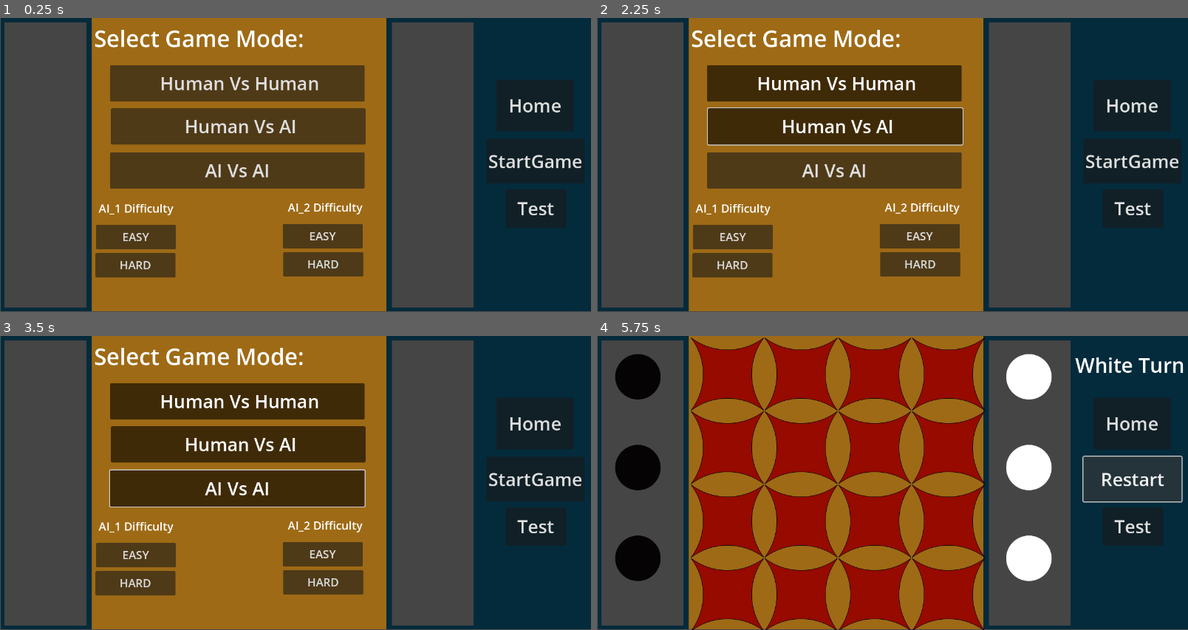
Above: before the commit, frames 1-4 (two rows, left to right).
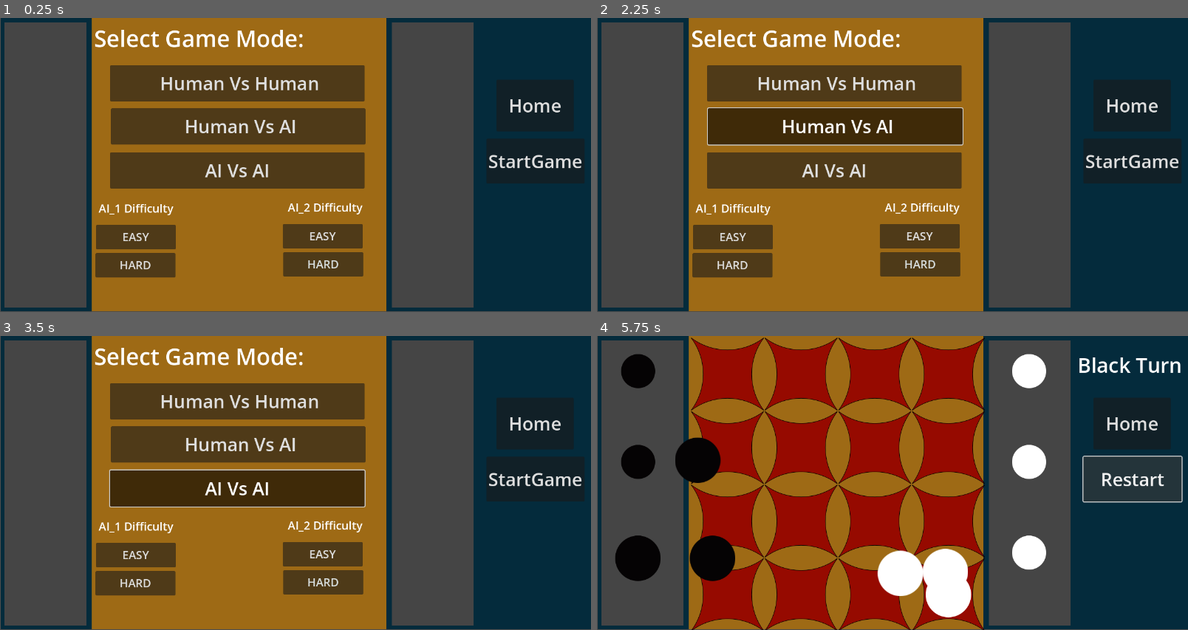
Above: after the commit, the same moments.

Repository: Abdelrahman-Sherif-Fayez/Gobblet-Game
Game: Godot game, scene res://main.tscn
Same seed, same stepped clock (60 frames per second), same inputs: the game is played once before the commit and once after it.
Inputs (mouse positions are in pixels of both pictures, inside the frame that each line leads up to):
- Up to frame 1 (0.25 s): no input
- Up to frame 2 (2.25 s): click (1134, 209) at 0.5 s, where only the run before the commit has a clickable "Test"; click "Human Vs Human" at 1.25 s; click "Human Vs AI" at 2 s
- Up to frame 3 (3.5 s): click "AI Vs AI" at 2.75 s
- Up to frame 4 (5.75 s): click "HARD" at 3.5 s; click "StartGame" at 4.25 s; click "Restart" at 5 s

The runs differ from the first frame. In frame 1, 0.1% of the frame differs, in the area x 87-94%, y 62-68%; in frame 2, 0.4%; in frame 3, 0.6%; in frame 4, 7.2%, in the area x 3-100%, y 6-96%.

Commit message:
GUI Accepts User Inputs for Game Play supporting 3 modes
H vs H
H vs H
Ai vs Ai

Diff:
--- a/GUI.gd
+++ b/GUI.gd
@@ -6,15 +6,23 @@
 @onready var gobblet_board = $GobbletBoard
 @onready var bitboard = $Bitboard
 @onready var generate_path = $GeneratePath
-@onready var bot = $Bot
+@onready var bot_1 = $Bot
+@onready var bot_2 = $Bot
 
 # For Labels and Buttons
 @onready var main = $".."
 @onready var game_status_label = $"../GameStatus"
 @onready var player_turn_label = $"../PlayerTurn"
 @onready var select_game_mode_label = $"../SelectGameMode"
+@onready var select_game_mode_hvh_button = $"../SelectGameMode/HvH"
+@onready var select_game_mode_hvai_button = $"../SelectGameMode/HvAI"
+@onready var select_game_mode_aivai_button = $"../SelectGameMode/AIvAI"
 @onready var select_ai_1_diff_label = $"../SelectAIOne"
 @onready var select_ai_2_diff_label = $"../SelectAITwo"
+@onready var select_ai_1_easy_button = $"../SelectAIOne/EASY"
+@onready var select_ai_1_hard_button = $"../SelectAIOne/HARD"
+@onready var select_ai_2_easy_button = $"../SelectAITwo/EASY"
+@onready var select_ai_2_hard_button = $"../SelectAITwo/HARD"
 
 var grid_array := []
 var black_pieces_array := [[], [], []]
@@ -23,7 +31,9 @@
 var piece_selected = null
 var game_bitboard # the current bitboard of the game
 var gamestarted = null
-
+var bot_1_difficulty = 1 # bot 1 depth and is by default equal 1 if not changed
+var bot_2_difficulty = 1  # bot 2 depth and is by default equal 1 if not changed
+var game_mode = 1 # can take 1 or 2 or 3 to represent HvsH, HvsAI, AIvsAI and default is HvsH
 
 func _process(_delta):
 	pass
@@ -45,7 +55,8 @@
 	new_tile.position += pos_vector
 	board_grid.add_child(new_tile)
 	grid_array.push_back(new_tile)
-	new_tile.tile_clicked.connect(_on_tile_clicked)
+	if game_mode != 3:
+		new_tile.tile_clicked.connect(_on_tile_clicked)
 
 # A function to handle the cases when a tile is selected
 func _on_tile_clicked(tile) -> void:
@@ -56,8 +67,8 @@
 	move_piece(piece_selected, tile.tile_ID)
 	clear_board_filter()
 	piece_selected = null
-	if gamestarted:
-		var move = bot.play_best_move(2) # pass the depth to play_best_move
+	if gamestarted and game_mode == 2:
+		var move = bot_1.play_best_move(true,bot_1_difficulty) # pass whose player turn and depth to play_best_move
 		print(move.from_)
 		print(move.to)
 		print(move.size)
@@ -158,7 +169,8 @@
 	#icon_offset.y = icon_offset.y /  2
 	new_piece.global_position = location
 	#piece_array[location] = new_piece
-	new_piece.piece_selected.connect(_on_piece_selected)
+	if game_mode != 3:
+		new_piece.piece_selected.connect(_on_piece_selected)
 
 func _on_piece_selected(piece):
 	if gamestarted:
@@ -321,25 +333,25 @@
 				piece_type_white = DataHandler.PieceNames.WHITE_100
 			add_piece(piece_type_black, location_black, 1, i)
 			add_piece(piece_type_white, location_white, 0, i)
-
-
-func _on_test_button_pressed(): # for testing purposes using print statements
-
-	# Initializing test bitboards
-	#var test_black_pieces = [0b0000000000000001, 0b0000000000100000, 0b0000010000000000, 0b1000000000000000]
-	#var test_white_pieces = [0b0000000000000000, 0b0000000000000000, 0b0000000000000000, 0b0000000000000000]
-	#
-	#set_board_filter(bitboard.get_board_int())
-
-	#main.alternate_turn()
-
-	#Set the board with these test states
-	#bitboard.set_board(test_white_pieces, test_black_pieces)
-
-	#Call the has_won function and print the result
-	var result = bitboard.has_won()
-	print(result)
-
+	while gamestarted and game_mode == 3:
+		# pass whose player turn (1st player is white) and depth to play_best_move
+		var move = bot_1.play_best_move(false,bot_1_difficulty)
+		print(move.from_)
+		print(move.to)
+		print(move.size)
+		print(move.isblack)
+		update_board(move)
+		if(bot_2_difficulty != 3):
+			await get_tree().create_timer(0.5).timeout
+		# pass whose player turn (2nd player is black) and depth to play_best_move
+		var move_bot2 = bot_2.play_best_move(true,bot_2_difficulty)
+		print(move_bot2.from_)
+		print(move_bot2.to)
+		print(move_bot2.size)
+		print(move_bot2.isblack)
+		update_board(move_bot2)
+		if(bot_1_difficulty != 3):
+			await get_tree().create_timer(0.5).timeout
 
 func _on_start_game_button_pressed():
 	select_game_mode_label.hide()
@@ -378,3 +390,42 @@
 	gamestarted = false
 	get_tree().call_group("all_pieces","queue_free")
 	get_tree().call_group("tiles","queue_free")
+
+
+func _on_HvH_pressed():
+	game_mode = 1
+	select_game_mode_hvh_button.button_pressed = true
+	select_game_mode_hvai_button.button_pressed = false
+	select_game_mode_aivai_button.button_pressed = false
+
+func _on_HvAI_pressed():
+	game_mode = 2
+	select_game_mode_hvh_button.button_pressed = false
+	select_game_mode_hvai_button.button_pressed = true
+	select_game_mode_aivai_button.button_pressed = false
+
+func _on_a_iv_ai_pressed():
+	game_mode = 3
+	select_game_mode_hvh_button.button_pressed = false
+	select_game_mode_hvai_button.button_pressed = false
+	select_game_mode_aivai_button.button_pressed = true
+
+func _on_easy_pressed():
+	bot_1_difficulty = 1
+	select_ai_1_easy_button.button_pressed = true
+	select_ai_1_hard_button.button_pressed = false
+
+func _on_hard_pressed():
+	bot_1_difficulty = 3
+	select_ai_1_easy_button.button_pressed = false
+	select_ai_1_hard_button.button_pressed = true
+
+func _on_easy_bot2_pressed():
+	bot_2_difficulty = 1
+	select_ai_2_easy_button.button_pressed = true
+	select_ai_2_hard_button.button_pressed = false
+
+func _on_hard_bot2_pressed():
+	bot_2_difficulty = 3
+	select_ai_2_easy_button.button_pressed = false
+	select_ai_2_hard_button.button_pressed = true
--- a/gui.tscn
+++ b/gui.tscn
@@ -91,15 +91,6 @@
 theme_override_font_sizes/font_size = 40
 text = "StartGame"
 
-[node name="TestButton" type="Button" parent="."]
-layout_mode = 0
-offset_left = 1110.0
-offset_top = 380.0
-offset_right = 1244.0
-offset_bottom = 464.0
-theme_override_font_sizes/font_size = 40
-text = "Test"
-
 [node name="HomeButton" type="Button" parent="."]
 layout_mode = 0
 offset_left = 1090.0
@@ -122,5 +113,4 @@
 script = ExtResource("5_pn7m7")
 
 [connection signal="pressed" from="StartGameButton" to="." method="_on_start_game_button_pressed"]
-[connection signal="pressed" from="TestButton" to="." method="_on_test_button_pressed"]
 [connection signal="pressed" from="HomeButton" to="." method="_on_home_button_pressed"]
